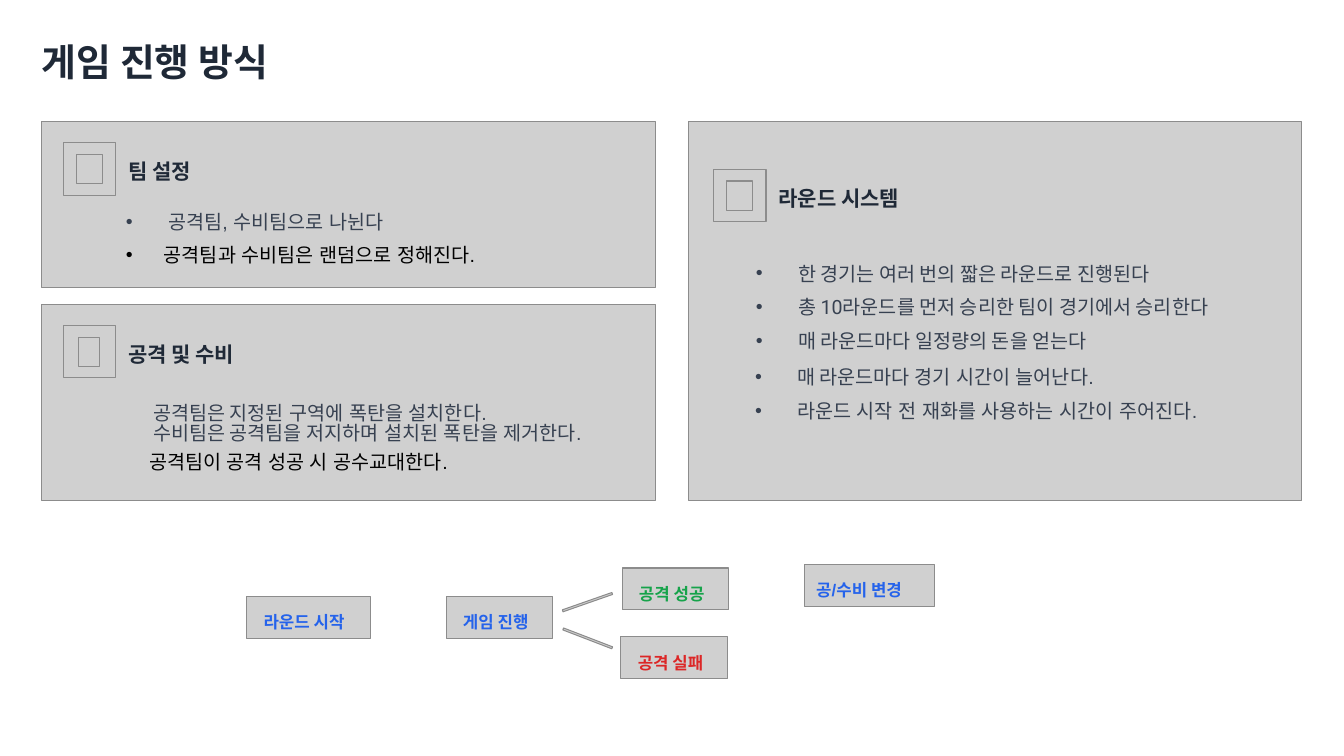
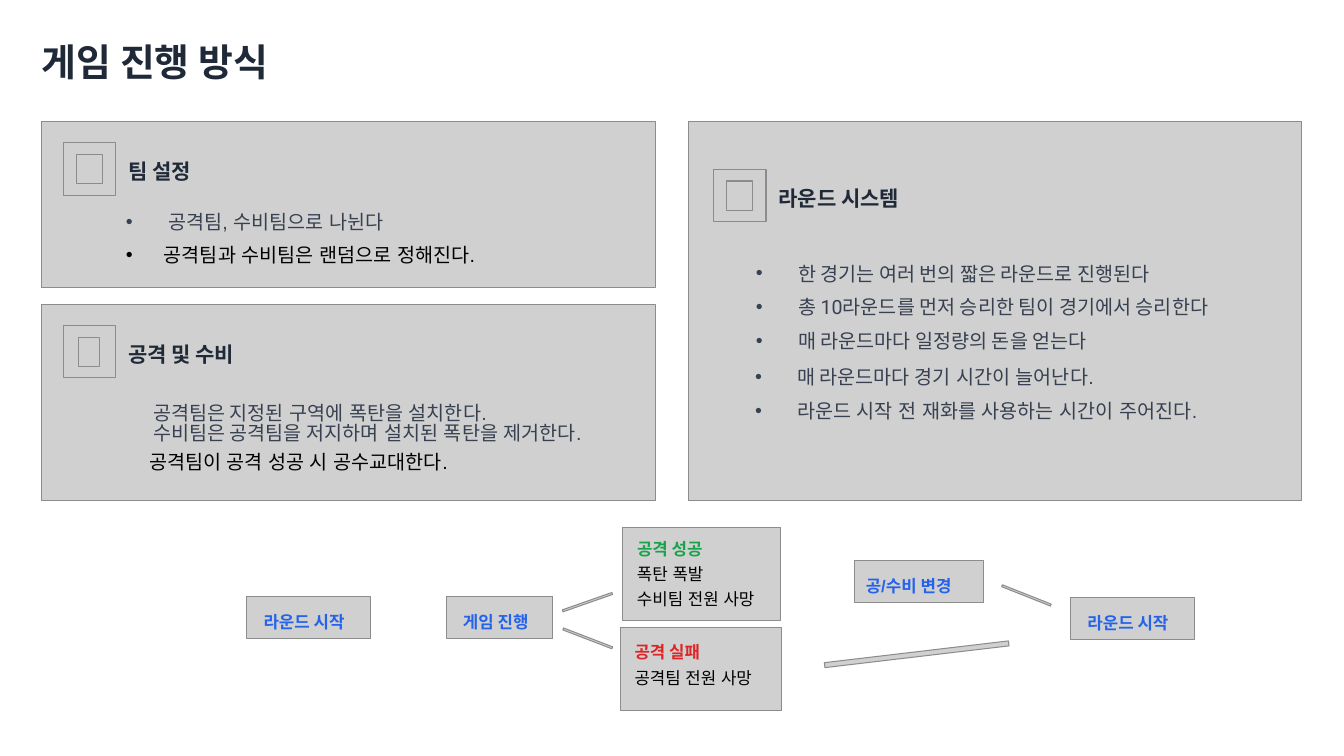
Before and after one commit to yunseo0129/2025_CapstoneGame, a slide deck: slide 8 of Design/종합설계기획.pptx. Drawn at 1344x756 pixels with LibreOffice and Linux fonts; fonts in the diff are those of the drawing; grey boxes stand for pictures; background and template pictures are left out. Boxes give left, top, right and bottom in pixels: in the first picture for what was removed or moved away, otherwise in the second. Text is boxed around its words. In the diff, an @@ line names an element or a change of style, - is before the commit and + after.

Commit message:
일정 변경 및 중점 연구과제 추가

```diff
--- a/Design/종합설계기획.pptx
+++ b/Design/종합설계기획.pptx
@@ picture: place and size @@
-picture at <box>622,569,729,611</box>
+picture at <box>622,527,781,620</box>
@@ text "공격 성공": place and size @@
-text "공격 성공" at <box>639,586,705,602</box>
+text "공격 성공" at <box>637,541,703,557</box>
@@ text added at <box>637,566,755,607</box>, 12 pt, text #000000 @@
+폭탄 폭발
+수비팀 전원 사망
@@ picture: place and size @@
-picture at <box>805,565,935,607</box>
+picture at <box>855,561,985,603</box>
@@ text "공/수비 변경": place and size @@
-text "공/수비 변경" at <box>816,582,902,598</box>
+text "공/수비 변경" at <box>866,578,952,594</box>
@@ picture added at <box>1002,585,1051,606</box> @@
@@ picture added at <box>1071,597,1194,639</box> @@
@@ picture: place and size @@
-picture at <box>621,637,728,680</box>
+picture at <box>621,628,781,711</box>
@@ text added at <box>1087,615,1169,631</box>, 12 pt, text #2563EB, bold @@
+라운드 시작
@@ text "공격 실패": place and size @@
-text "공격 실패" at <box>638,655,703,671</box>
+text "공격 실패" at <box>635,644,700,660</box>
@@ picture added at <box>824,642,1009,668</box> @@
@@ text added at <box>635,670,752,686</box>, 12 pt, text #000000 @@
+공격팀 전원 사망
```
Also in this commit, not shown: 1 slide added, 1 slide removed.
